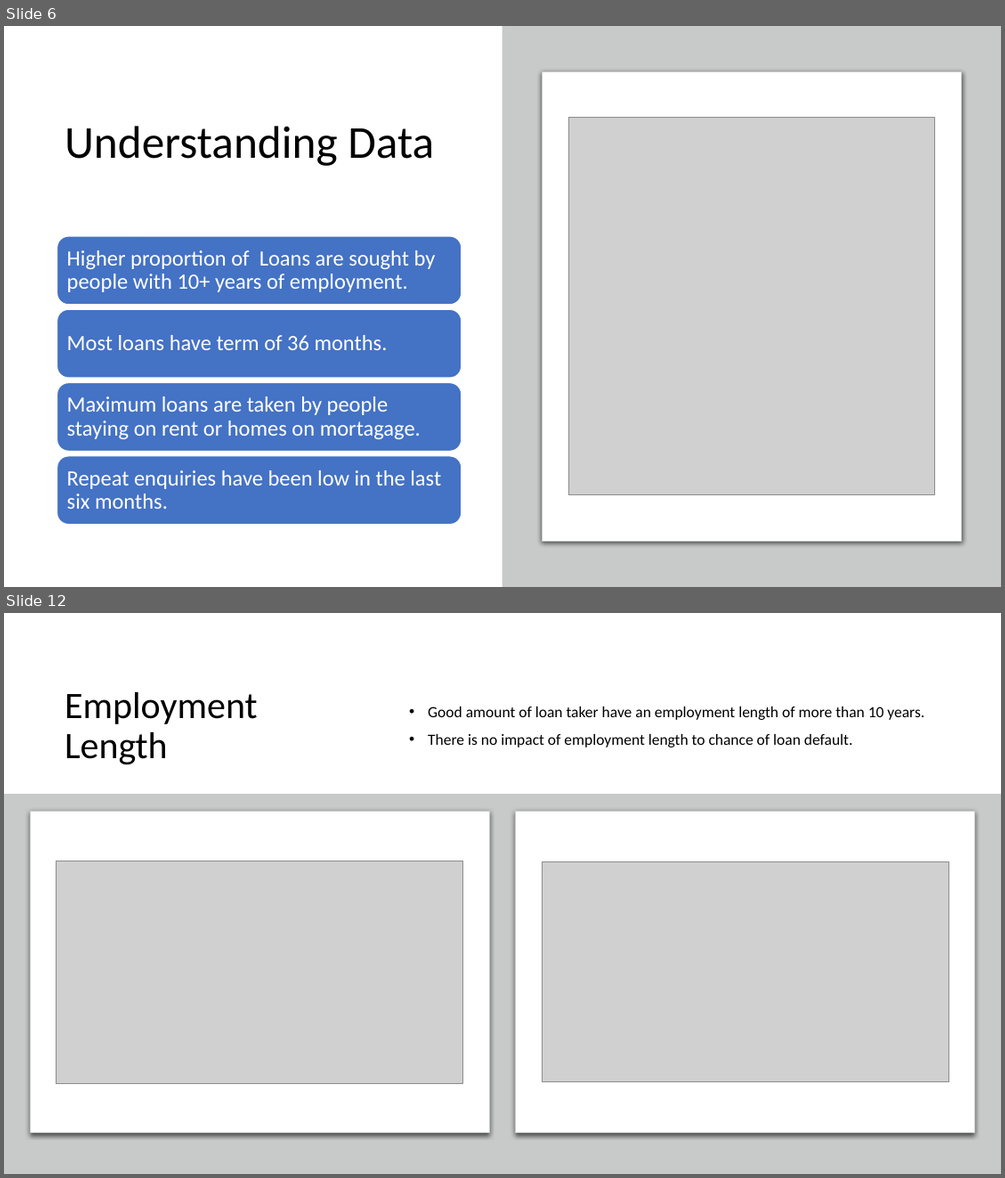
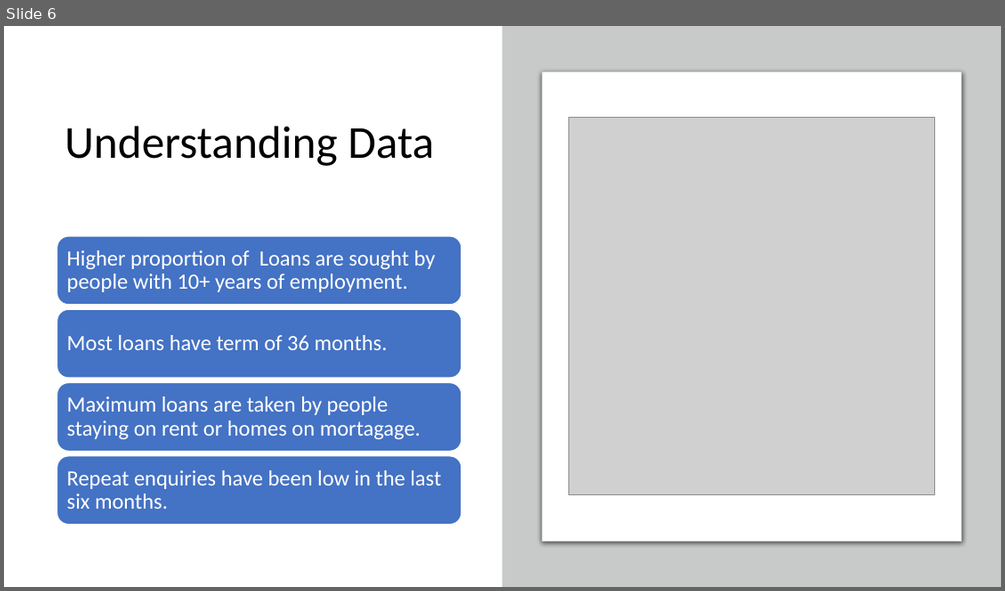
Before and after one commit to rramchan12/Lending-Club-EDA-CaseStudy, a slide deck: LendingClubCaseStudy.pptx. Shown one above the other, each under a label of ours: slides 6 and 12 before the commit, slide 6 after it; the slides between them are not shown. The pictures are 1005x1178 and 1005x591 pixels, drawn with LibreOffice and Linux fonts; fonts in the diff are those of the drawing; grey boxes stand for pictures; background and template pictures are left out. Boxes give left, top, right and bottom in pixels: in the first picture for what was removed or moved away, otherwise in the second. Text is boxed around its words. In the diff, an @@ line names an element or a change of style, - is before the commit and + after.

```diff
--- a/LendingClubCaseStudy.pptx
+++ b/LendingClubCaseStudy.pptx
@@ slide 12 removed at box(4, 613, 1001, 1174), background #FFFFFF @@
@@ title removed at box(65, 692, 258, 765) @@
-Employment Length
@@ text removed at box(428, 706, 924, 747) @@
-• Good amount of loan taker have an employment length of more than 10 years.
-• There is no impact of employment length to chance of loan default.
@@ rectangle removed at box(4, 794, 1001, 1174) @@
@@ rounded rectangle removed at box(30, 811, 489, 1133) @@
@@ rounded rectangle removed at box(516, 811, 975, 1133) @@
@@ picture removed at box(57, 860, 463, 1083) @@
@@ picture removed at box(542, 862, 948, 1082) @@
```
Also in this commit, not shown: 12 slides changed, 1 slide added, 6 other slides removed, 3 other files.
